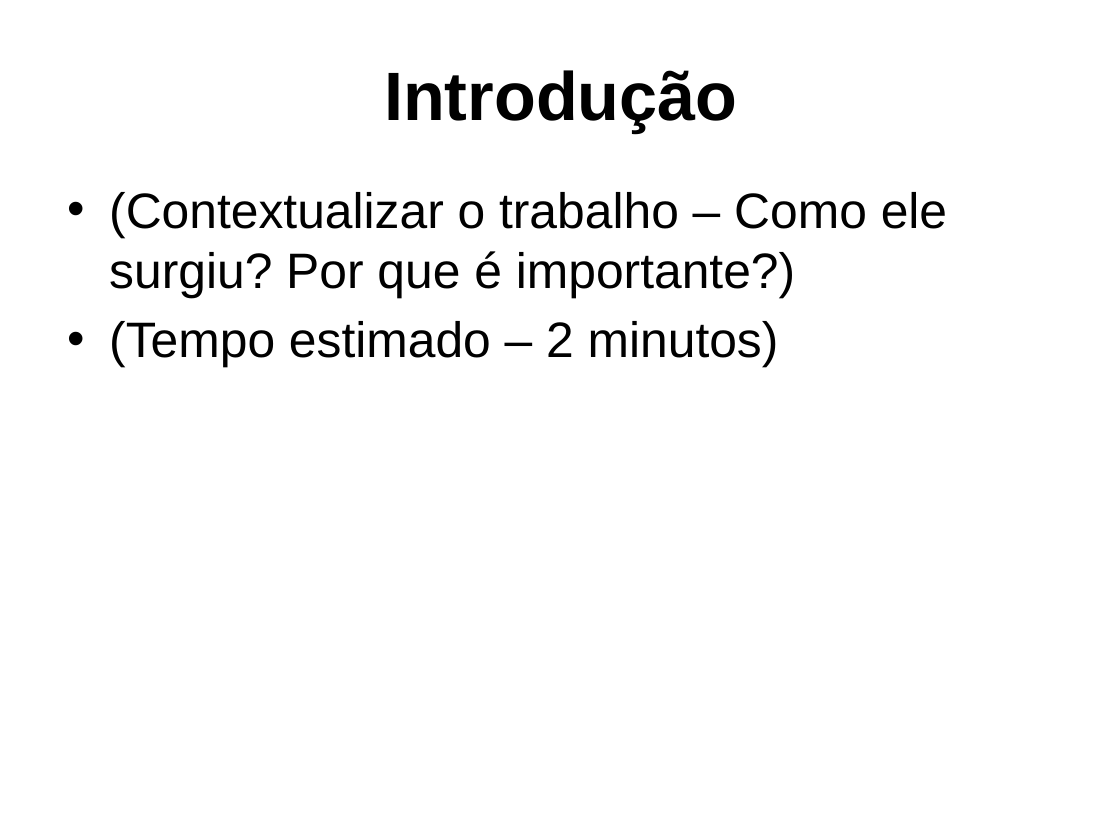
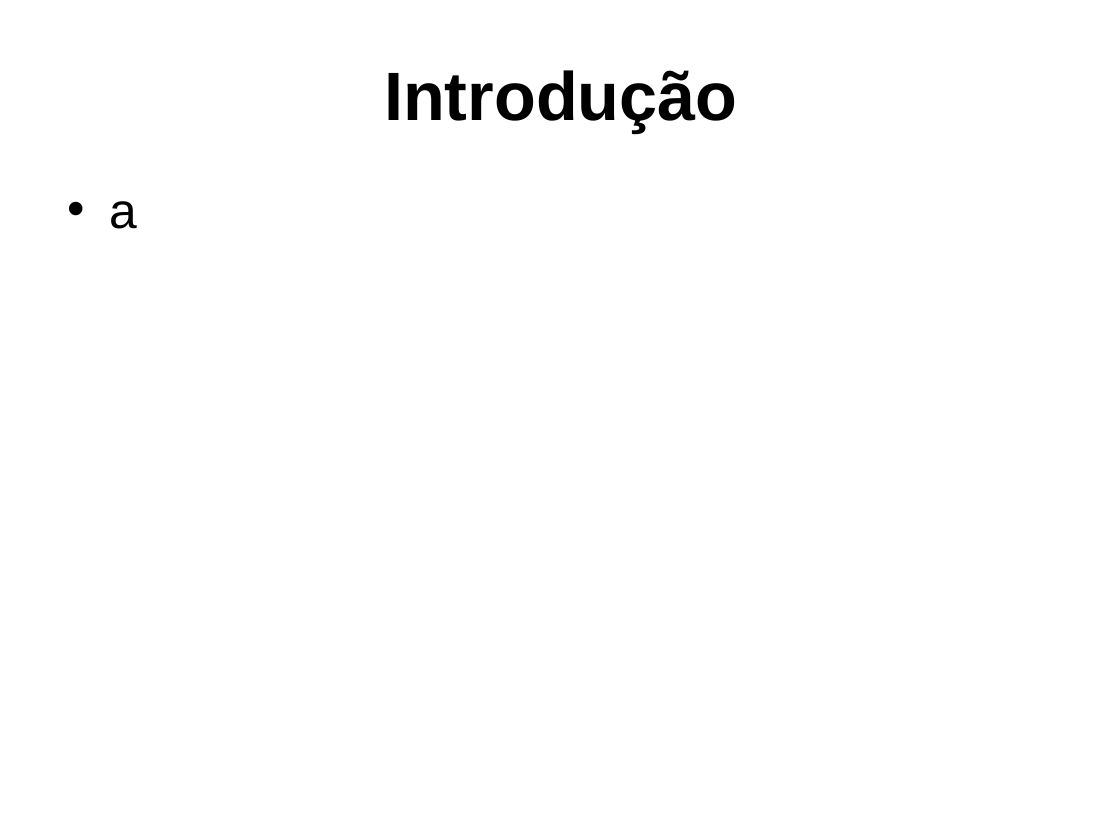
Before and after one commit to dalton-reis/tcc_bcc_2018_2_drkrause_DjonathanRafaelKrause, a slide deck: slide 3 of Textos/ApresentacaoTCC-DjonathanKrause.pptx. Drawn at 1120x840 pixels with LibreOffice and Linux fonts; fonts in the diff are those of the drawing; background and template pictures are left out. Boxes give left, top, right and bottom in pixels: in the first picture for what was removed or moved away, otherwise in the second. Text is boxed around its words. In the diff, an @@ line names an element or a change of style, - is before the commit and + after.

```diff
--- a/Textos/ApresentacaoTCC-DjonathanKrause.pptx
+++ b/Textos/ApresentacaoTCC-DjonathanKrause.pptx
@@ text at bbox=[109, 201, 137, 229]: text changed @@
-• (Contextualizar o trabalho – Como ele surgiu? Por que é importante?)
-• (Tempo estimado – 2 minutos)
+• a
```
Also in this commit, not shown: 4 other slides changed, 9 slides added, 4 slides removed, 4 other files.
